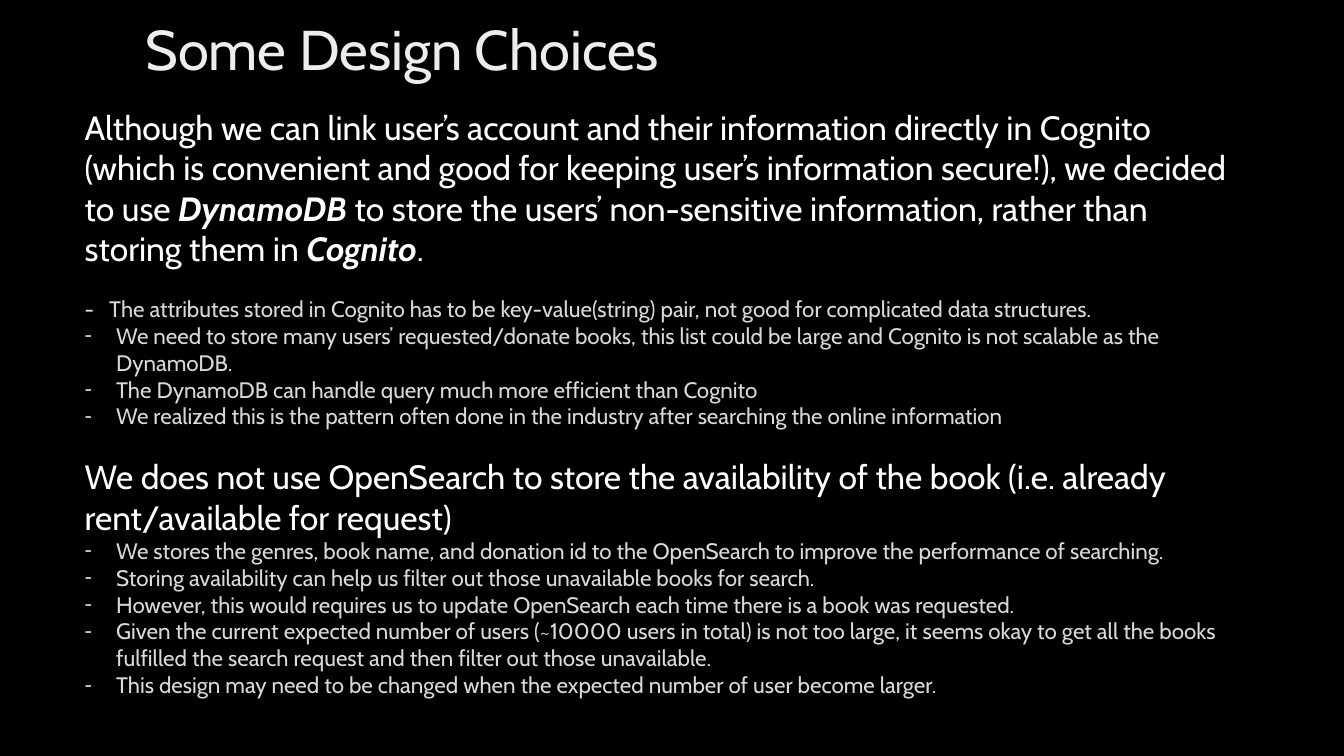
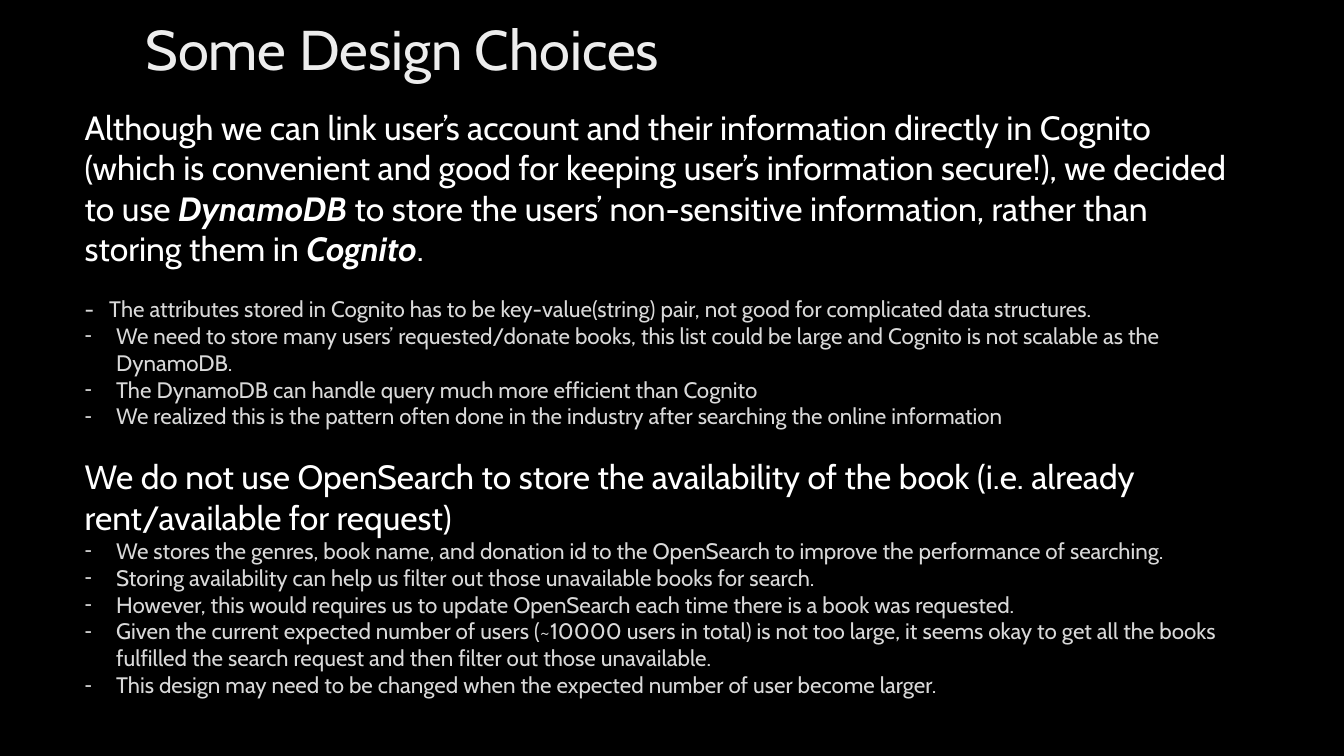
Before and after one commit to thcui/book-exchange, a slide deck: slide 8 of presentation-book-exchange.pptx. Drawn at 1344x756 pixels with LibreOffice and Linux fonts; fonts in the diff are those of the drawing; background and template pictures are left out. Boxes give left, top, right and bottom in pixels: in the first picture for what was removed or moved away, otherwise in the second. Text is boxed around its words. In the diff, an @@ line names an element or a change of style, - is before the commit and + after.

```diff
--- a/presentation-book-exchange.pptx
+++ b/presentation-book-exchange.pptx
@@ text at box(85, 463, 1134, 538): text changed @@
-We does not use OpenSearch to store the availability of the book (i.e. already rent/available for request)
+We do not use OpenSearch to store the availability of the book (i.e. already rent/available for request)
```
Also in this commit, not shown: 3 other files.
